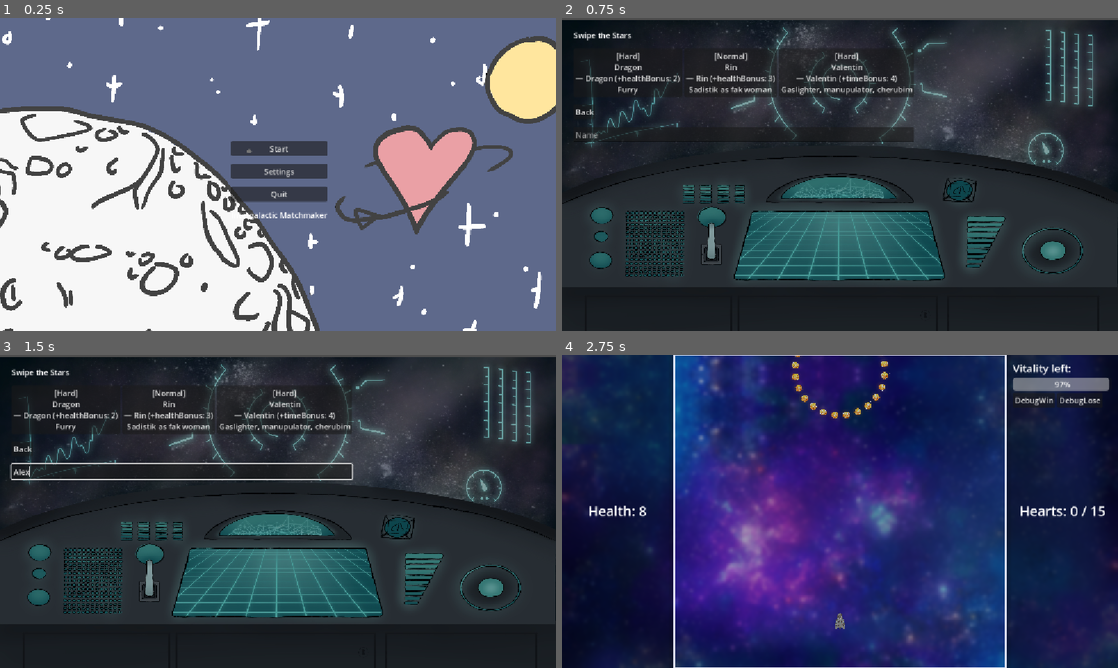
Above: before the commit, frames 1-4 (two rows, left to right).
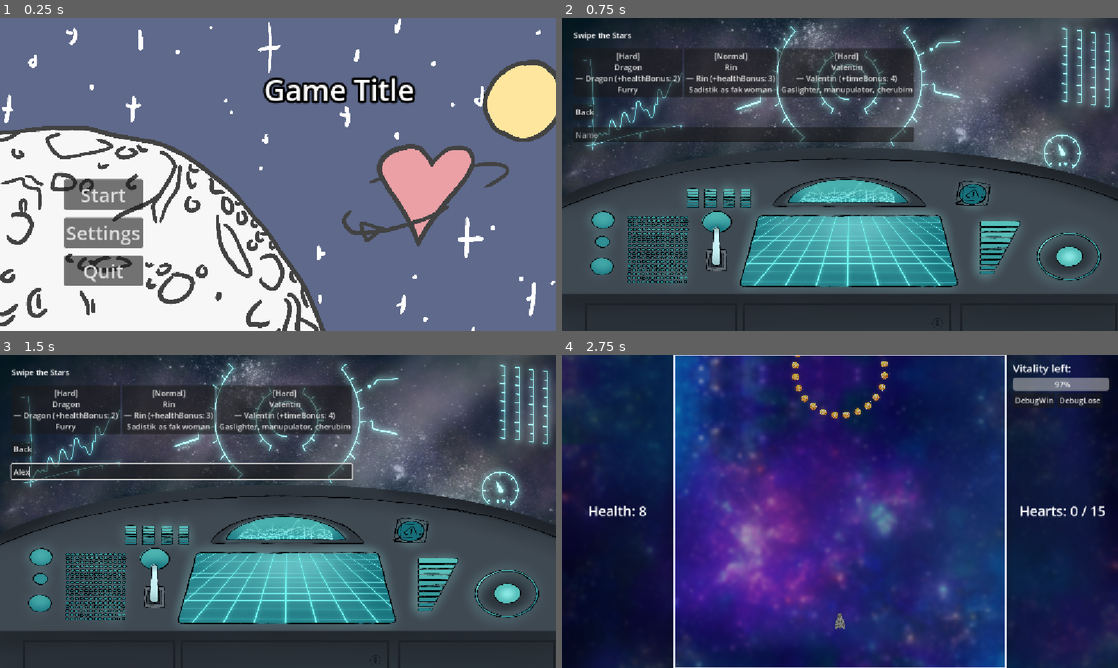
Above: after the commit, the same moments.

Repository: RobinPilt/UTGJ2025_c4
Game: Godot game, scene res://scenes/core/main.tscn
The game is run twice, just before and just after one commit, with the same random seed, the same clock (stepped at 60 frames per second) and the same inputs.
Inputs (mouse positions are in pixels of both pictures, inside the frame that each line leads up to):
- Up to frame 1 (0.25 s): no input
- Up to frame 2 (0.75 s): click "Start" at 0.5 s
- Up to frame 3 (1.5 s): click (183, 470) at 1.27 s; type "Alex" at 1.35 s
- Up to frame 4 (2.75 s): click "[Normal] Rin — Rin (+healthBo…" at 2 s

The runs differ from the first frame. In frame 1, 25% of the frame differs, in the area x 0-100%, y 0-100%; in frame 2, 61%; in frame 3, 61%; in frame 4, nothing differs.

Commit message:
UI changes

Diff:
--- a/koguja/project.godot
+++ b/koguja/project.godot
@@ -25,7 +25,7 @@
 
 window/size/mode=3
 window/stretch/mode="canvas_items"
-window/stretch/aspect="keep_width"
+window/stretch/aspect="keep_height"
 
 [editor]
 
--- a/koguja/scenes/ui/DatingApp.tscn
+++ b/koguja/scenes/ui/DatingApp.tscn
@@ -11,6 +11,14 @@
 grow_horizontal = 2
 grow_vertical = 2
 script = ExtResource("1_yc0ul")
+
+[node name="TextureRect" type="TextureRect" parent="."]
+z_index = -210
+layout_mode = 0
+offset_right = 40.0
+offset_bottom = 40.0
+scale = Vector2(0.31, 0.31)
+texture = ExtResource("2_tusji")
 
 [node name="MarginContainer" type="MarginContainer" parent="."]
 layout_mode = 0
@@ -44,10 +52,3 @@
 layout_mode = 2
 placeholder_text = "Name"
 max_length = 30
-
-[node name="Paneel" type="Sprite2D" parent="."]
-modulate = Color(0.62152386, 0.62152386, 0.6215238, 1)
-z_index = -1025
-position = Vector2(576, 328)
-scale = Vector2(0.3, 0.3)
-texture = ExtResource("2_tusji")
--- a/koguja/scenes/ui/MainMenu.gd
+++ b/koguja/scenes/ui/MainMenu.gd
@@ -4,7 +4,6 @@
 @onready var start_btn: Button = $"CenterContainer/VBoxContainer/StartButton"
 @onready var quit_btn: Button = $"CenterContainer/VBoxContainer/QuitButton"
 @onready var settings_btn: Button = $"CenterContainer/VBoxContainer/SettingsButton"
-@onready var title_lbl: Label = $"CenterContainer/VBoxContainer/TitleLabel"
 @onready var sound = preload("res://assets/audio/ui_select.wav")
 
 func _on_button_pressed():
@@ -20,9 +19,6 @@
 	quit_btn.pressed.connect(_on_quit_pressed)
 	settings_btn.pressed.connect(_on_button_pressed)
 
-	# Optional title text
-	title_lbl.text = "Intergalactic Matchmaker"
-
 func _on_start_pressed() -> void:
 	GameState.goto(GameState.FlowState.DATING_APP)
 
--- a/koguja/scenes/ui/MainMenu.tscn
+++ b/koguja/scenes/ui/MainMenu.tscn
@@ -14,12 +14,32 @@
 grow_vertical = 2
 script = ExtResource("1_vjtqc")
 
+[node name="TextureRect" type="TextureRect" parent="."]
+z_index = -200
+layout_mode = 0
+offset_right = 2560.0
+offset_bottom = 1440.0
+scale = Vector2(0.5, 0.5)
+texture = ExtResource("4_2ysvc")
+
+[node name="TitleLabel" type="Label" parent="."]
+layout_mode = 0
+offset_left = 547.0
+offset_top = 107.0
+offset_right = 858.0
+offset_bottom = 190.0
+theme_override_colors/font_outline_color = Color(0, 0, 0, 1)
+theme_override_constants/line_spacing = 3
+theme_override_constants/outline_size = 20
+theme_override_font_sizes/font_size = 60
+text = "Game Title"
+
 [node name="CenterContainer" type="CenterContainer" parent="."]
 layout_mode = 0
-offset_left = 479.0
-offset_top = 255.0
-offset_right = 589.0
-offset_bottom = 419.0
+offset_left = 133.0
+offset_top = 315.0
+offset_right = 296.0
+offset_bottom = 575.0
 
 [node name="VBoxContainer" type="VBoxContainer" parent="CenterContainer"]
 layout_mode = 2
@@ -27,26 +47,19 @@
 
 [node name="StartButton" type="Button" parent="CenterContainer/VBoxContainer"]
 layout_mode = 2
+theme_override_font_sizes/font_size = 40
 text = "Start"
 
 [node name="SettingsButton" type="Button" parent="CenterContainer/VBoxContainer"]
 layout_mode = 2
+theme_override_font_sizes/font_size = 40
 text = "Settings"
 script = ExtResource("2_iwbf0")
 
 [node name="QuitButton" type="Button" parent="CenterContainer/VBoxContainer"]
 layout_mode = 2
+theme_override_font_sizes/font_size = 40
 text = "Quit"
-
-[node name="TitleLabel" type="Label" parent="CenterContainer/VBoxContainer"]
-layout_mode = 2
-text = "GalacticMatch"
 
 [node name="AudioStreamPlayer" type="AudioStreamPlayer" parent="."]
 stream = ExtResource("2_6jbdy")
-
-[node name="Startpage" type="Sprite2D" parent="."]
-z_index = -175
-position = Vector2(622, 328)
-scale = Vector2(0.53125, 0.53125)
-texture = ExtResource("4_2ysvc")
